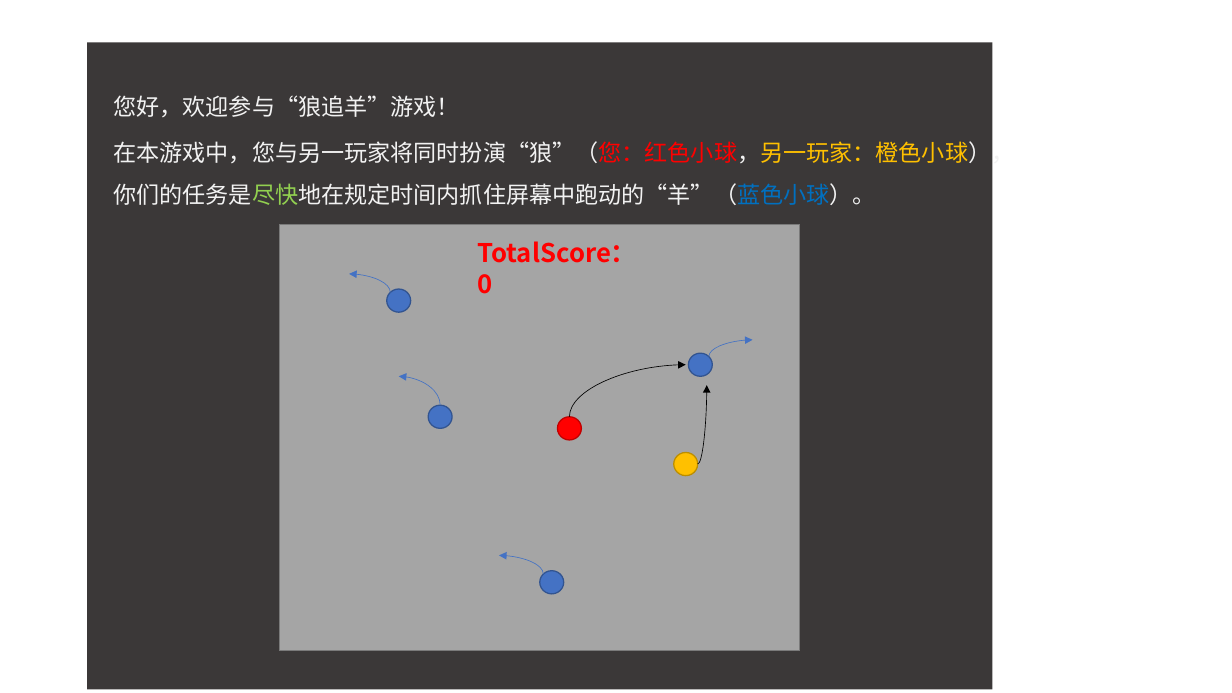
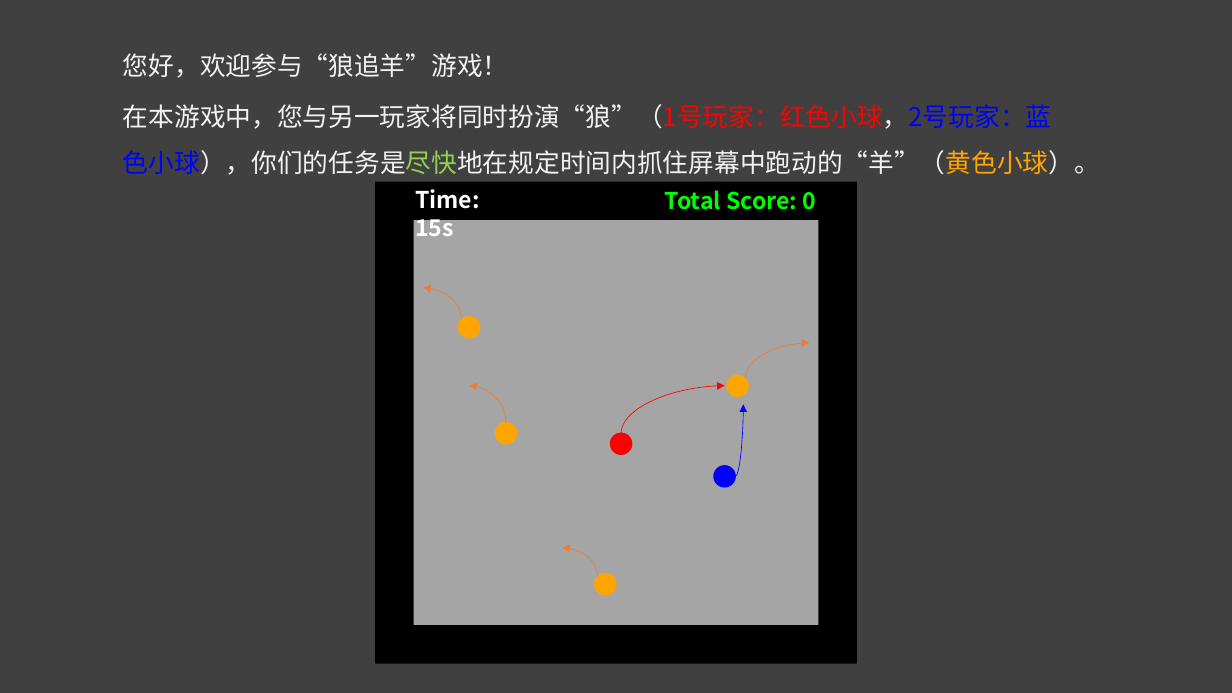
Before and after one commit to ChenyaGu/imagineWeCooperation, a slide deck: slide 1 of pictures/introduction.pptx. Drawn at 1232x693 pixels with LibreOffice and Linux fonts; fonts in the diff are those of the drawing. Boxes give left, top, right and bottom in pixels: in the first picture for what was removed or moved away, otherwise in the second. Text is boxed around its words. In the diff, an @@ line names an element or a change of style, - is before the commit and + after.

```diff
--- a/pictures/introduction.pptx
+++ b/pictures/introduction.pptx
@@ background #FFFFFF to #404040 @@
@@ rectangle removed at box(87, 43, 993, 689) @@
@@ text "您好，欢迎参与“狼追羊”游戏！": place and size @@
-text "您好，欢迎参与“狼追羊”游戏！" at box(113, 95, 1014, 205)
+text "您好，欢迎参与“狼追羊”游戏！" at box(123, 53, 1100, 175)
@@ text at box(123, 53, 509, 78): size 18 to 20 pt in "您好，欢迎参与“狼追羊”游戏！" @@
@@ text at box(123, 104, 1100, 175): text changed; size 18 to 20 pt @@
-在本游戏中，您与另一玩家将同时扮演“狼”（您：红色小球，另一玩家：橙色小球），你们的任务是尽快地在规定时间内抓住屏幕中跑动的“羊”（蓝色小球）。
+在本游戏中，您与另一玩家将同时扮演“狼”（1号玩家：红色小球，2号玩家：蓝色小球），你们的任务是尽快地在规定时间内抓住屏幕中跑动的“羊”（黄色小球）。
@@ rectangle added at box(375, 182, 858, 665), fill #000000 @@
@@ text added at box(415, 189, 480, 236), 18 pt, text #FFFFFF, bold @@
+Time: 15s
@@ text added at box(665, 190, 816, 210), 18 pt, text #00FF00, bold @@
+Total Score: 0
@@ rectangle: place and size @@
-rectangle at box(280, 225, 800, 651)
+rectangle at box(414, 220, 819, 625)
@@ rectangle at box(414, 220, 819, 625): outline #7A7A7A 1 pt to none @@
@@ text removed at box(477, 241, 636, 294) @@
-TotalScore： 0
@@ curved arrow moved from (390, 292) - (349, 274) to (462, 320) - (423, 287) @@
@@ curved arrow (462, 320) - (423, 287): stroke #4472C4 0.5 pt to #ED7D31 0.5 pt @@
@@ fill #4472C4 to #FFA500; outline #325491 1 pt to #FFA500 1 pt in 4 elements at box(595, 574, 616, 595), box(727, 375, 749, 396), box(495, 422, 517, 444), box(458, 317, 480, 338) @@
@@ ellipse: place and size @@
-ellipse at box(387, 289, 411, 312)
+ellipse at box(458, 317, 480, 338)
@@ curved arrow moved from (709, 357) - (752, 340) to (745, 378) - (810, 343) @@
@@ curved arrow (745, 378) - (810, 343): stroke #4472C4 0.5 pt to #ED7D31 0.5 pt @@
@@ curved arrow moved from (440, 406) - (399, 376) to (506, 422) - (470, 385) @@
@@ curved arrow (506, 422) - (470, 385): stroke #4472C4 0.5 pt to #ED7D31 0.5 pt @@
@@ curved arrow moved from (569, 417) - (686, 365) to (621, 433) - (725, 385) @@
@@ curved arrow (621, 433) - (725, 385): stroke #000000 0.5 pt to #FF0000 0.5 pt @@
@@ ellipse: place and size @@
-ellipse at box(689, 353, 713, 376)
+ellipse at box(727, 375, 749, 396)
@@ curved arrow moved from (698, 464) - (707, 385) to (736, 477) - (743, 405) @@
@@ curved arrow (736, 477) - (743, 405): stroke #000000 0.5 pt to #0000FF 0.5 pt @@
@@ ellipse: place and size @@
-ellipse at box(428, 406, 452, 429)
+ellipse at box(495, 422, 517, 444)
@@ ellipse: place and size @@
-ellipse at box(557, 417, 581, 440)
+ellipse at box(611, 433, 632, 455)
@@ ellipse at box(611, 433, 632, 455): outline #C00000 1 pt to #FF0000 1 pt @@
@@ ellipse: place and size @@
-ellipse at box(674, 453, 698, 476)
+ellipse at box(714, 466, 736, 487)
@@ ellipse at box(714, 466, 736, 487): fill #FFC000 to #0000FF; outline #BD8E00 1 pt to #0000FF 1 pt @@
@@ curved arrow moved from (543, 574) - (499, 555) to (598, 577) - (562, 547) @@
@@ curved arrow (598, 577) - (562, 547): stroke #4472C4 0.5 pt to #ED7D31 0.5 pt @@
@@ ellipse: place and size @@
-ellipse at box(540, 571, 564, 594)
+ellipse at box(595, 574, 616, 595)
```
Also in this commit, not shown: 4 other slides changed, 3 slides removed, 7 other files.
